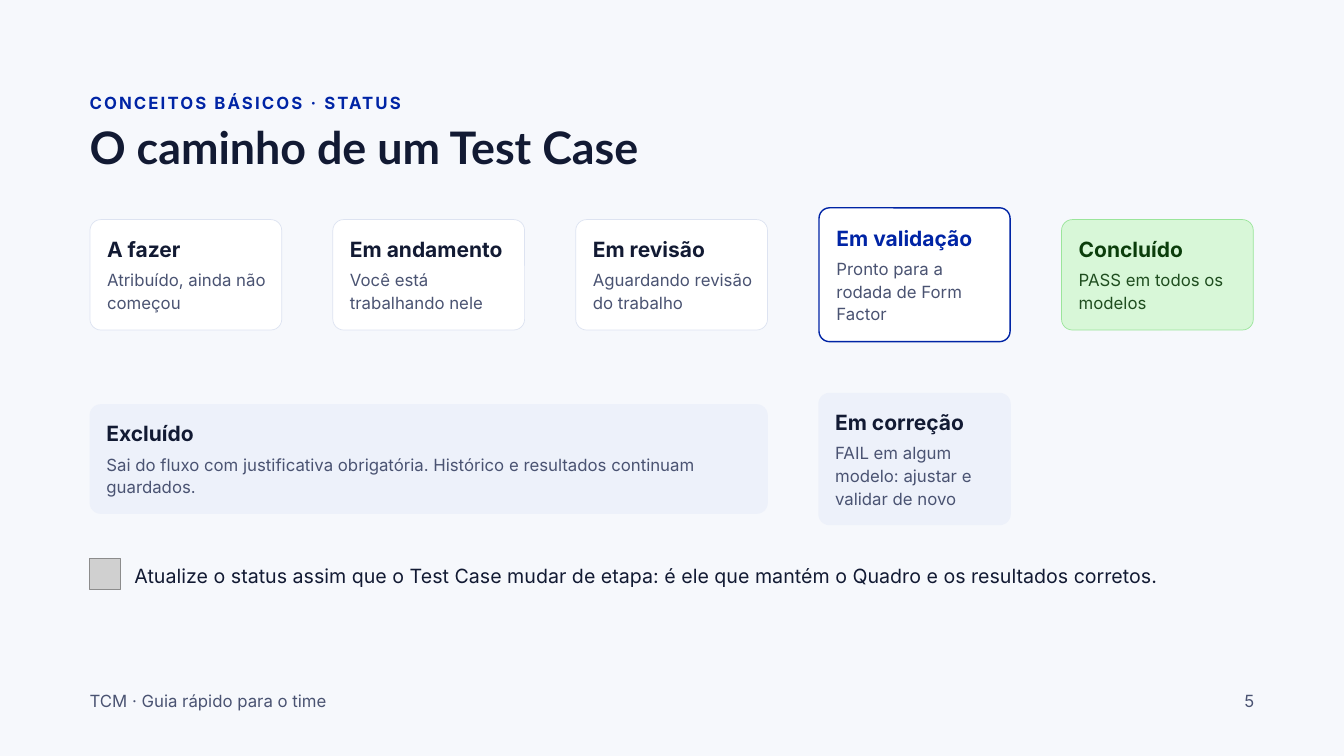
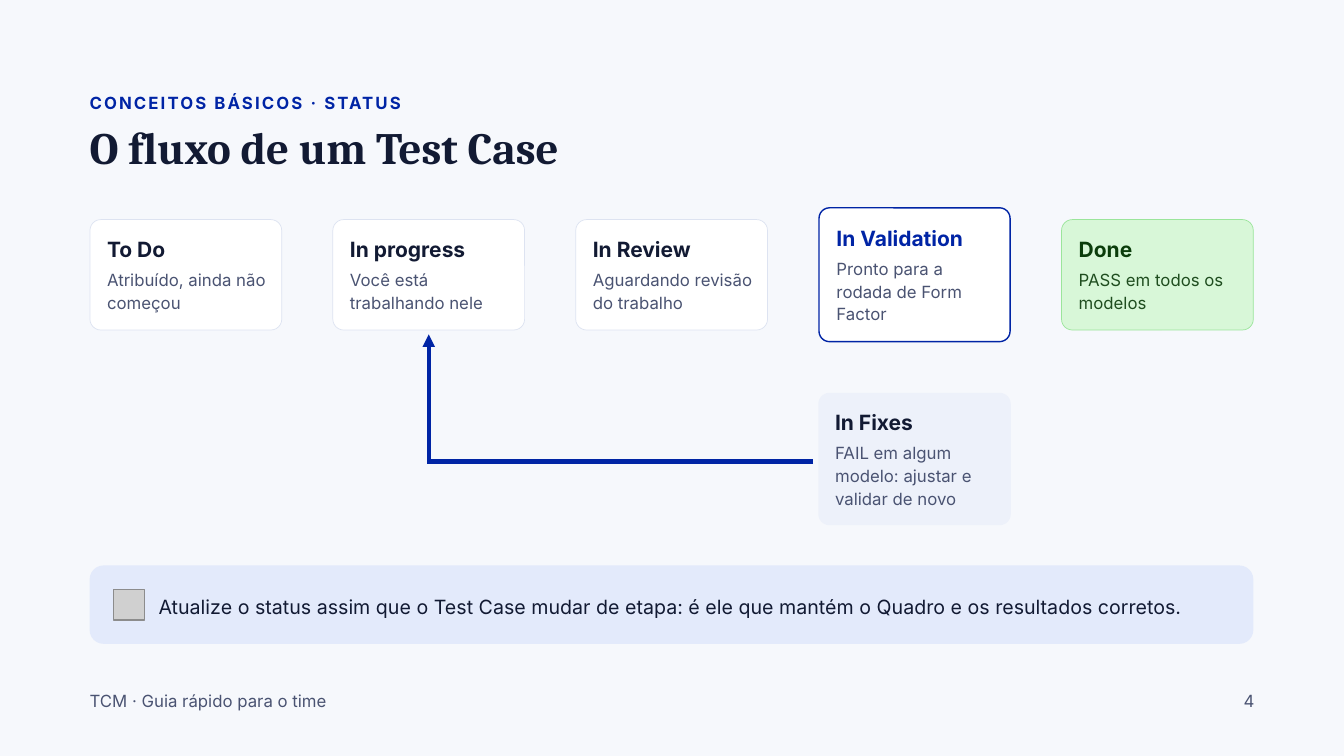
Before and after one commit to acarolinelais/tcm, a slide deck: slide 4 of docs/apresentacoes/tcm-guia-do-time.pptx (slide 5 before the commit). Drawn at 1344x756 pixels with LibreOffice and Linux fonts; fonts in the diff are those of the drawing; grey boxes stand for pictures; background and template pictures are left out. Boxes give left, top, right and bottom in pixels: in the first picture for what was removed or moved away, otherwise in the second. Text is boxed around its words. In the diff, an @@ line names an element or a change of style, - is before the commit and + after.

```diff
--- a/docs/apresentacoes/tcm-guia-do-time.pptx
+++ b/docs/apresentacoes/tcm-guia-do-time.pptx
@@ title at [90, 132, 559, 165]: text changed; font Lato to Cambria @@
-O caminho de um Test Case
+O fluxo de um Test Case
@@ text at [836, 230, 963, 247]: text changed @@
-Em validação
+In Validation
@@ text at [107, 241, 165, 257]: text changed @@
-A fazer
+To Do
@@ text at [350, 241, 465, 262]: text changed @@
-Em andamento
+In progress
@@ text at [593, 241, 691, 257]: text changed @@
-Em revisão
+In Review
@@ text at [1079, 241, 1133, 257]: text changed @@
-Concluído
+Done
@@ elbow arrow added from (814, 462) to (429, 335), #0024A5 3 pt @@
@@ rounded rectangle removed at [90, 404, 768, 514] @@
@@ text at [835, 414, 913, 430]: text changed @@
-Em correção
+In Fixes
@@ text removed at [106, 425, 193, 441] @@
-Excluído
@@ text removed at [106, 458, 694, 497] @@
-Sai do fluxo com justificativa obrigatória. Histórico e resultados continuam guardados.
@@ rounded rectangle added at [90, 566, 1254, 644], fill #E3EAFB @@
@@ picture: place and size @@
-picture at [90, 559, 121, 590]
+picture at [114, 590, 145, 621]
@@ text "Atualize o status assim que ...": place and size @@
-text "Atualize o status assim que ..." at [134, 568, 1157, 587]
+text "Atualize o status assim que ..." at [159, 599, 1181, 618]
@@ text at [1244, 695, 1255, 707]: text changed @@
-5
+4
```
Also in this commit, not shown: 10 other slides changed.
